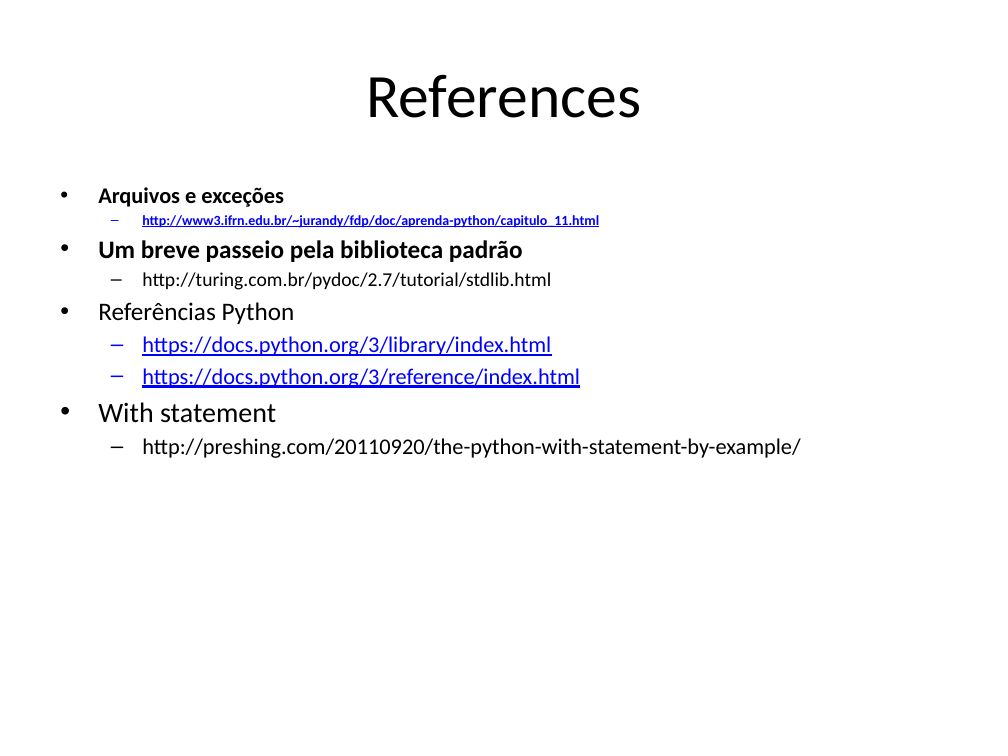
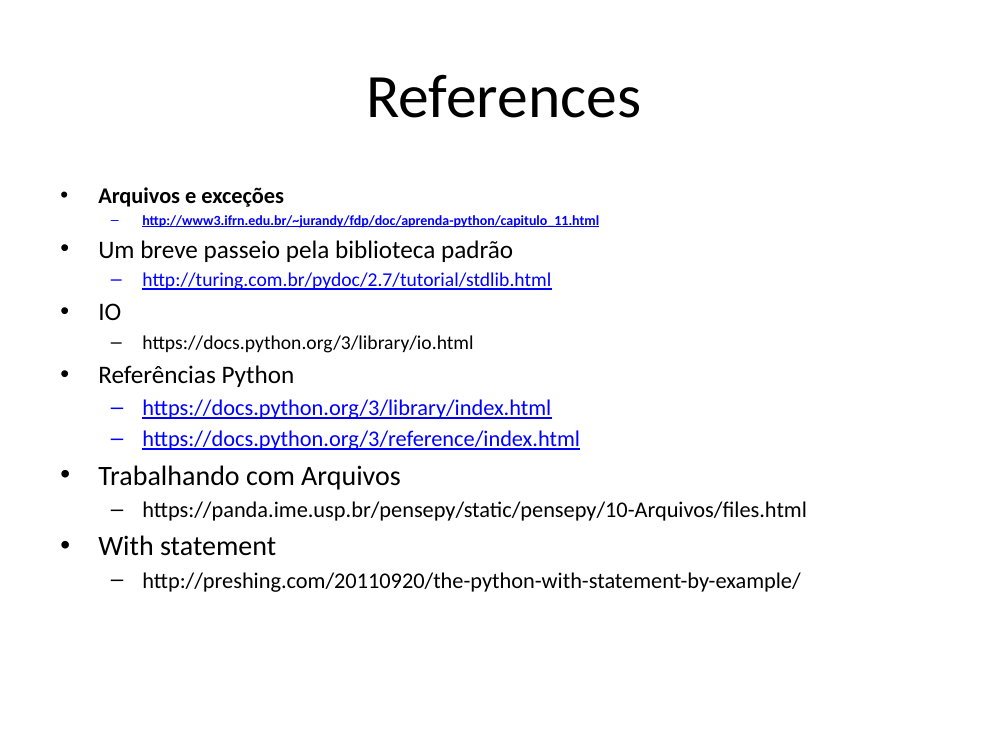
Before and after one commit to niviaquental/niviaquental.github.io, a slide deck: slide 13 of AutomacaoComScripts/Aula07-Arquivos/07-Arquivos.pptx (slide 12 before the commit). Drawn at 1008x756 pixels with LibreOffice and Linux fonts; fonts in the diff are those of the drawing; background and template pictures are left out. Boxes give left, top, right and bottom in pixels: in the first picture for what was removed or moved away, otherwise in the second. Text is boxed around its words. In the diff, an @@ line names an element or a change of style, - is before the commit and + after.

```diff
--- a/AutomacaoComScripts/Aula07-Arquivos/07-Arquivos.pptx
+++ b/AutomacaoComScripts/Aula07-Arquivos/07-Arquivos.pptx
@@ text at [98,240,551,290]: bold off in "Um breve passeio pela biblioteca padrão"; text colour #000000 to #0000FF, underline on in "http://turing.com.br/pydoc/2.7/tutorial/stdlib.html" @@
@@ text at [98,303,473,353]: paragraphs added @@
+• IO
+  – https://docs.python.org/3/library/io.html
@@ text at [98,465,807,521]: paragraphs added @@
+• Trabalhando com Arquivos
+  – https://panda.ime.usp.br/pensepy/static/pensepy/10-Arquivos/files.html
```
Also in this commit, not shown: 1 slide added.
